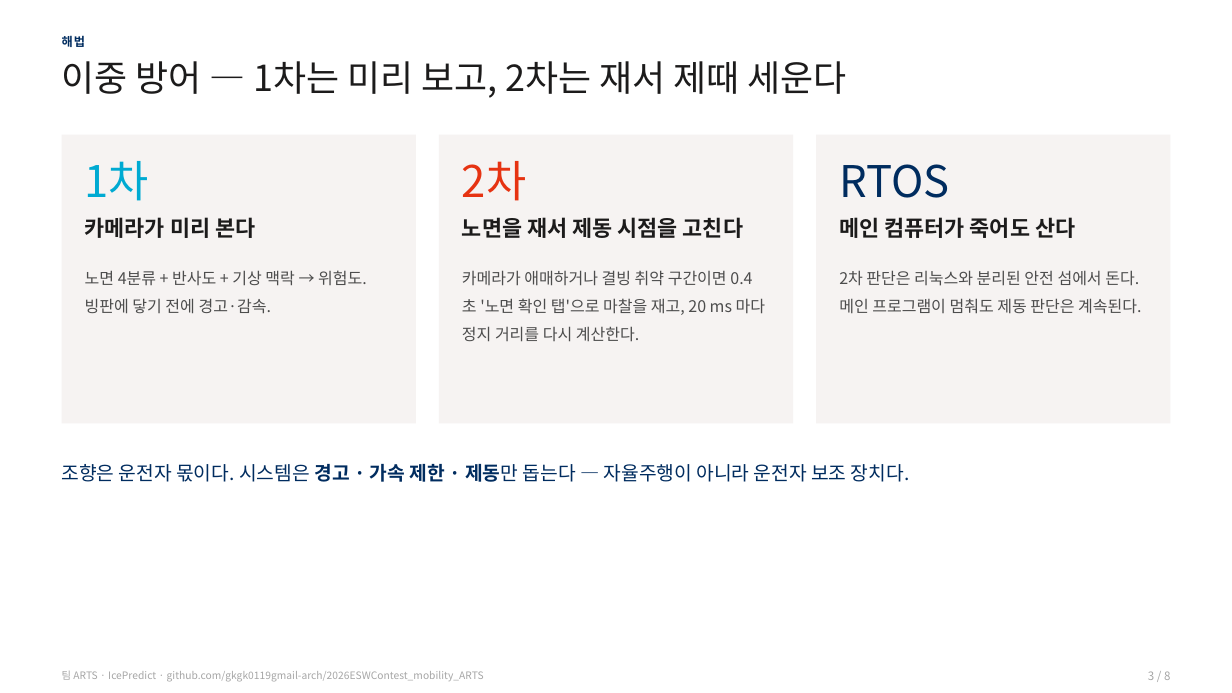
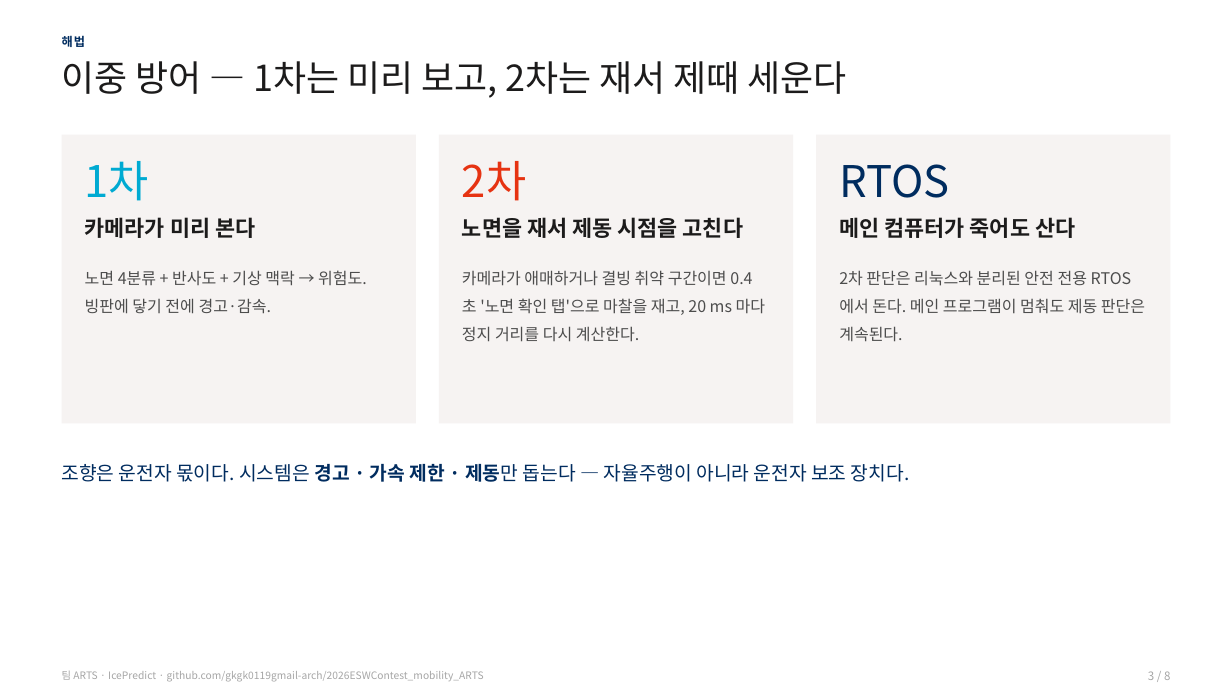
Before and after one commit to gkgk0119gmail-arch/2026ESWContest_mobility_ARTS, a slide deck: slide 3 of sw/report/2026ESWContest_모빌리티_ARTS_결선발표.pptx. Drawn at 1232x693 pixels with LibreOffice and Linux fonts; fonts in the diff are those of the drawing. Boxes give left, top, right and bottom in pixels: in the first picture for what was removed or moved away, otherwise in the second. Text is boxed around its words. In the diff, an @@ line names an element or a change of style, - is before the commit and + after.

Commit message:
용어: '안전 섬' → '안전 전용 RTOS' (파이 시연·측정은 '파이 격리 코어(안전 전용 RTOS 대체)'로 구분)
- 보고서·발표·작품소개서·README·근거 문서·시연 화면·주석 일괄 변경, 조사 정리
- 19번 문서 파일명 19_안전전용RTOS_연구계획.md 로, 링크 갱신
- 화면에 문구가 새겨진 시연 영상 3편 재녹화 → 시연 영상·보고서 영상·사진·작품 사진·백업 영상 재생성
- 보고서 PDF·발표 PDF·작품소개서(2쪽) 재생성, PDF 텍스트에 예전 용어 0건

```diff
--- a/sw/report/2026ESWContest_모빌리티_ARTS_결선발표.pptx
+++ b/sw/report/2026ESWContest_모빌리티_ARTS_결선발표.pptx
@@ text at box(839, 270, 1145, 342): text changed @@
-2차 판단은 리눅스와 분리된 안전 섬에서 돈다. 메인 프로그램이 멈춰도 제동 판단은 계속된다.
+2차 판단은 리눅스와 분리된 안전 전용 RTOS 에서 돈다. 메인 프로그램이 멈춰도 제동 판단은 계속된다.
```
Also in this commit, not shown: 2 other slides changed, 31 other files.
